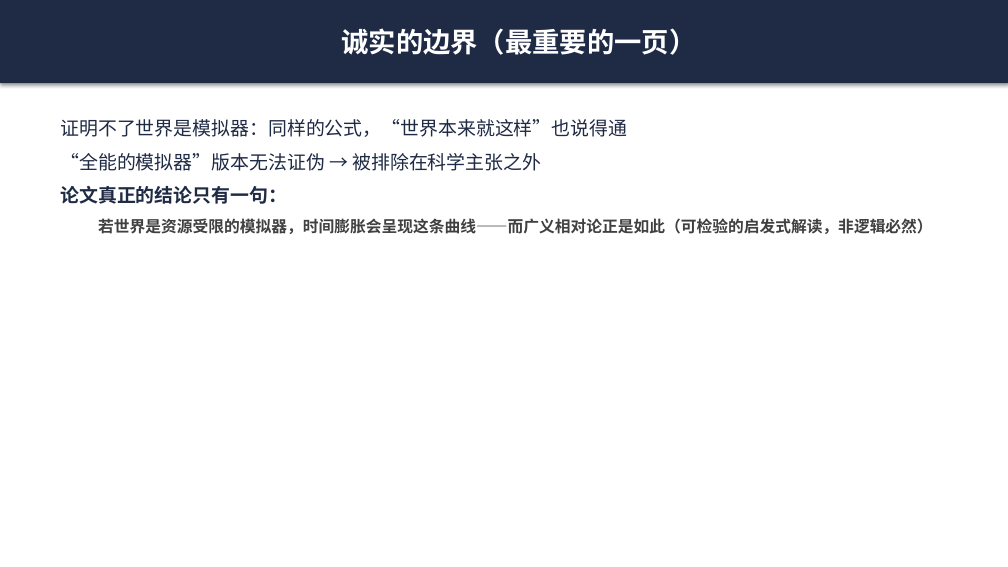
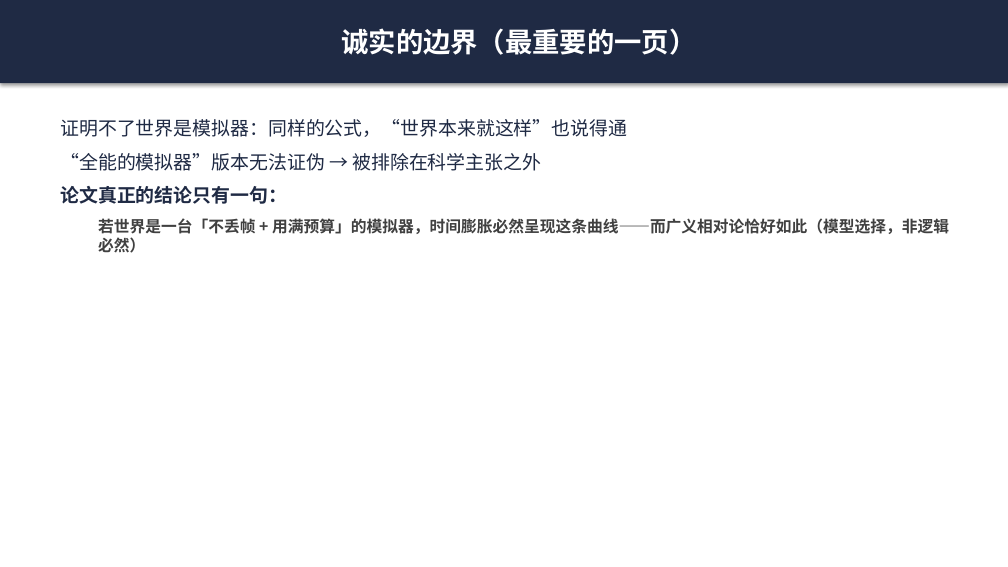
Before and after one commit to purelover/load-capacity-time-dilation, a slide deck: slide 10 of plain-language-slides.pptx. Drawn at 1008x567 pixels with LibreOffice and Linux fonts; fonts in the diff are those of the drawing. Boxes give left, top, right and bottom in pixels: in the first picture for what was removed or moved away, otherwise in the second. Text is boxed around its words. In the diff, an @@ line names an element or a change of style, - is before the commit and + after.

```diff
--- a/plain-language-slides.pptx
+++ b/plain-language-slides.pptx
@@ text at [98,218,949,253]: text changed @@
-  若世界是资源受限的模拟器，时间膨胀会呈现这条曲线——而广义相对论正是如此（可检验的启发式解读，非逻辑必然）
+  若世界是一台「不丢帧 + 用满预算」的模拟器，时间膨胀必然呈现这条曲线——而广义相对论恰好如此（模型选择，非逻辑必然）
```
Also in this commit, not shown: 1 other slide changed, 3 other files.
